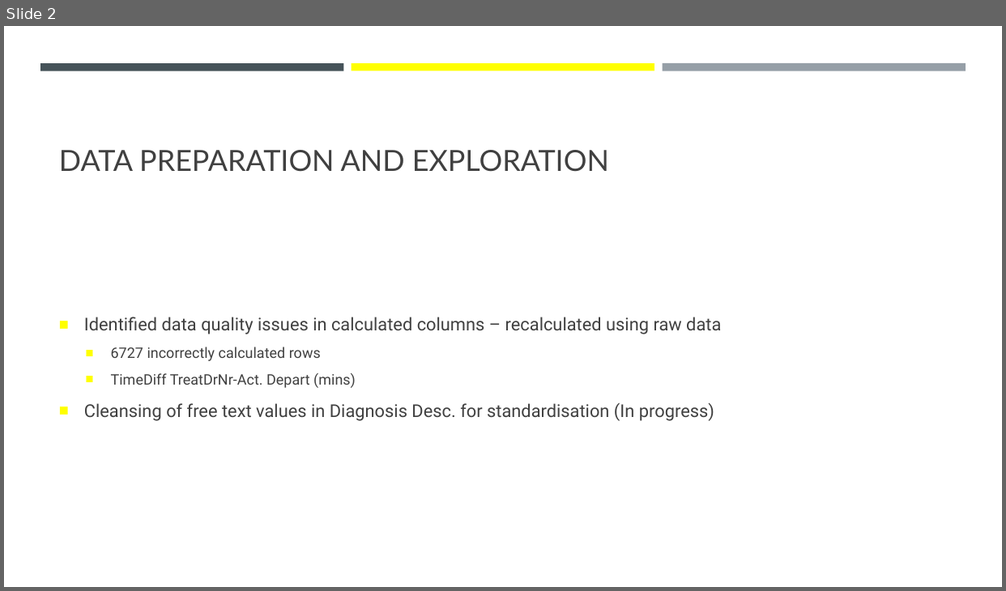
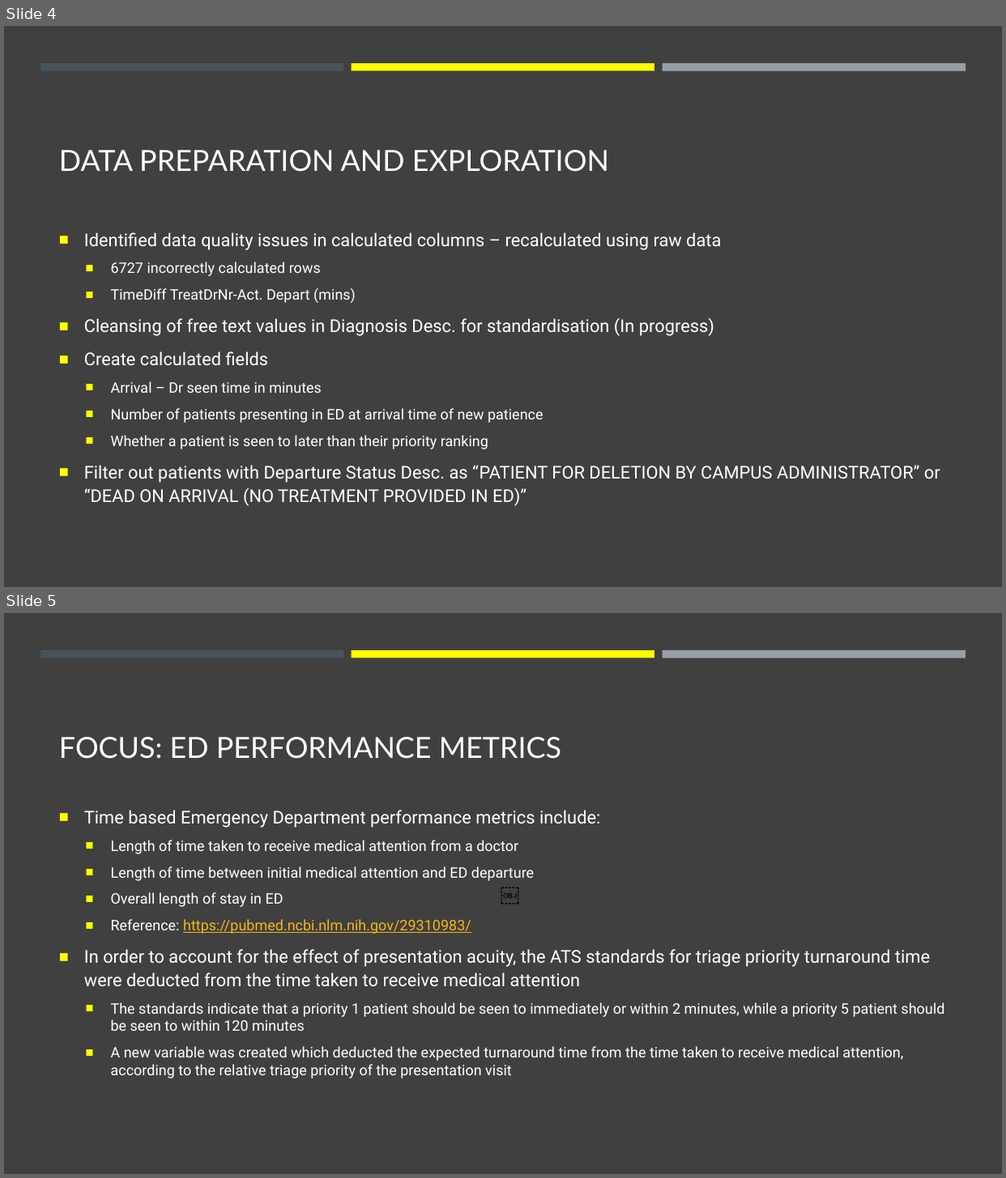
Before and after one commit to jasonnguyen3697/EY_DataChallenge, a slide deck: stuff.pptx. Shown one above the other, each under a label of ours: slide 2 before the commit, slides 4 and 5 after it. The pictures are 1006x591 and 1006x1178 pixels, drawn with LibreOffice and Linux fonts; fonts in the diff are those of the drawing. Boxes give left, top, right and bottom in pixels: in the first picture for what was removed or moved away, otherwise in the second. Text is boxed around its words. In the diff, an @@ line names an element or a change of style, - is before the commit and + after.

```diff
--- a/stuff.pptx
+++ b/stuff.pptx
@@ slide 5 added at (4, 613, 1002, 1174), background #404040; not listed: 3 template elements that a slide beside it also shows @@
@@ title added at (59, 737, 561, 759), 28 pt, text #FFFFFF @@
+FOCUS: ED PERFORMANCE METRICS
@@ text added at (84, 810, 944, 1079), 14 pt, text #FFFFFF @@
+■ Time based Emergency Department performance metrics include:
+  ■ Length of time taken to receive medical attention from a doctor
+  ■ Length of time between initial medical attention and ED departure
+  ■ Overall length of stay in ED
+  ■ Reference: https://pubmed.ncbi.nlm.nih.gov/29310983/
+■ In order to account for the effect of presentation acuity, the ATS standards for triage priority turnaround time were deducted from the time taken to receive medical attention
+  ■ The standards indicate that a priority 1 patient should be seen to immediately or within 2 minutes, while a priority 5 patient should be seen to within 120 minutes
+  ■ A new variable was created which deducted the expected turnaround time from the time taken to receive medical attention, according to the relative triage priority of the presentation visit
@@ text added at (493, 879, 513, 909), 18 pt, text #000000 @@
+￼
@@ what was slide 2 is now slide 4 @@
@@ slide 4 changed as well @@
@@ background #FFFFFF to #404040 @@
@@ title "DATA PREPARATION AND EXPLORATION" at (59, 150, 609, 172): text colour #404040 to #FFFFFF @@
@@ text at (84, 233, 721, 336): text colour #404040 to #FFFFFF in "Identified data quality issues in calculated columns ...", "6727 incorrectly calculated rows", "TimeDiff TreatDrNr-Act. Depart (mins)", "Cleansing of free text values in Diagnosis ..." @@
@@ text at (84, 352, 940, 506): paragraphs added @@
+■ Create calculated fields
+  ■ Arrival – Dr seen time in minutes
+  ■ Number of patients presenting in ED at arrival time of new patience
+  ■ Whether a patient is seen to later than their priority ranking
+■ Filter out patients with Departure Status Desc. as “PATIENT FOR DELETION BY CAMPUS ADMINISTRATOR” or “DEAD ON ARRIVAL (NO TREATMENT PROVIDED IN ED)”
```
Also in this commit, not shown: 2 other slides changed, 7 other slides added, 1 slide removed.
